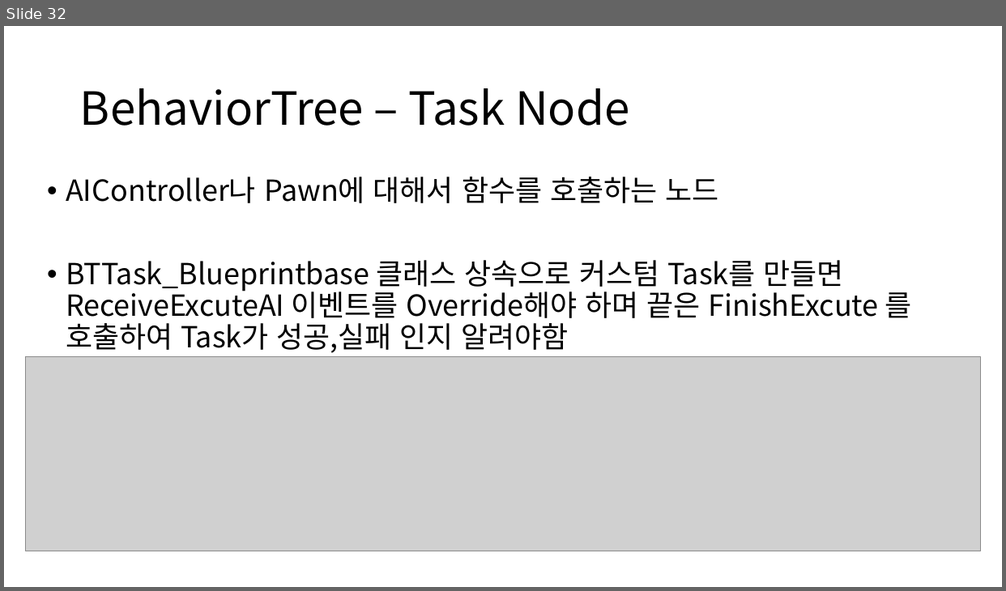
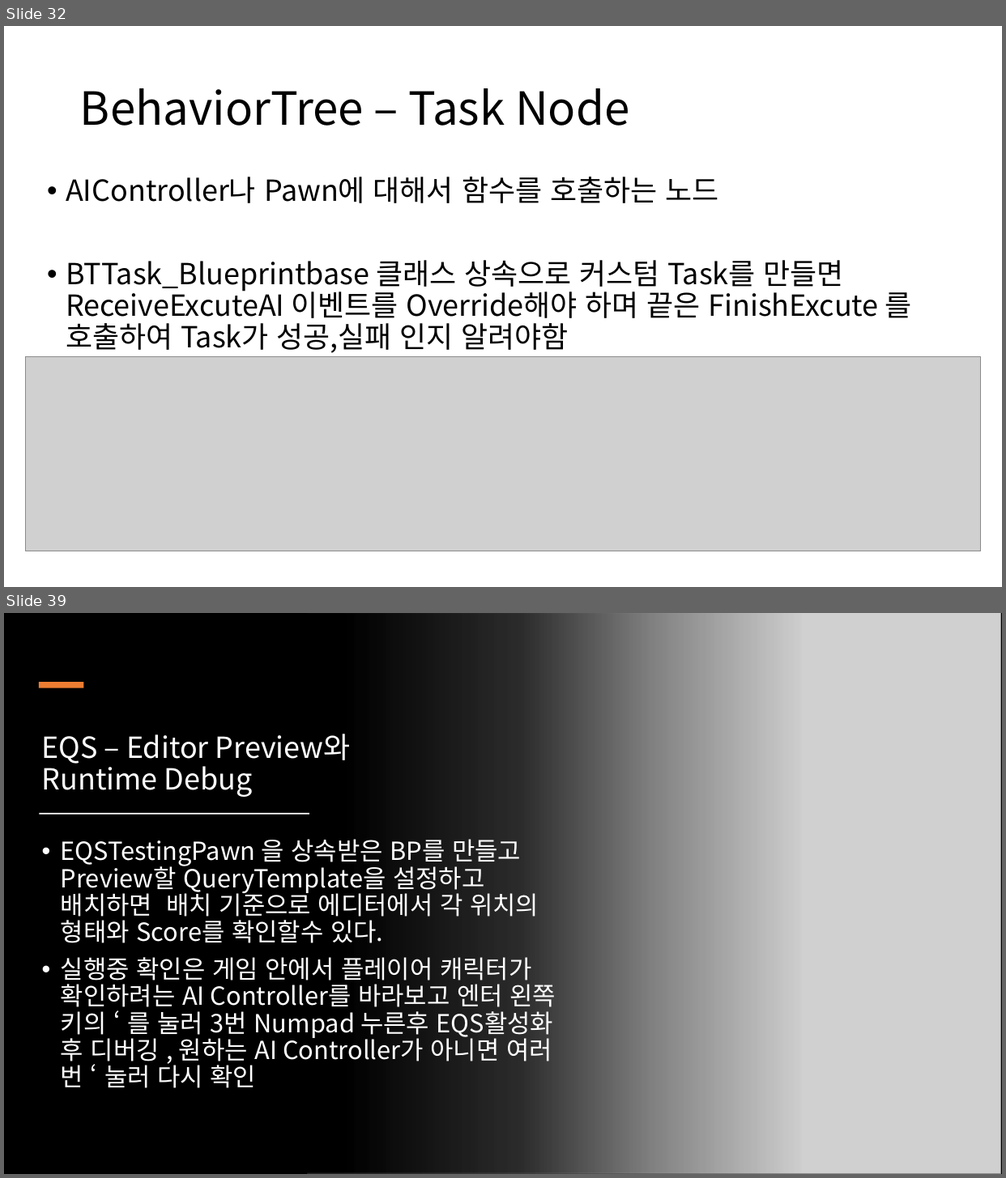
Before and after one commit to ldw9981/UE4_Blueprint, a slide deck: Day04/AI.pptx. Shown one above the other, each under a label of ours: slide 32 before the commit, slides 32 and 39 after it; the slides between them are not shown. The pictures are 1006x591 and 1006x1178 pixels, drawn with LibreOffice and Linux fonts; fonts in the diff are those of the drawing; grey boxes stand for pictures. Boxes give left, top, right and bottom in pixels: in the first picture for what was removed or moved away, otherwise in the second. Text is boxed around its words. In the diff, an @@ line names an element or a change of style, - is before the commit and + after.

```diff
--- a/Day04/AI.pptx
+++ b/Day04/AI.pptx
@@ slide 39 added at box(4, 613, 1002, 1174), background #000000 @@
@@ rectangle added at box(4, 613, 803, 1174), fill gradient #000000 @@
@@ picture added at box(308, 613, 1001, 1174) @@
@@ rectangle added at box(39, 682, 83, 688), fill #ED7D31 @@
@@ title added at box(42, 734, 351, 797), 28 pt, text #FFFFFF @@
+EQS – Editor Preview와 Runtime Debug
@@ rectangle added at box(39, 813, 309, 815), fill #FFFFFF @@
@@ text added at box(61, 839, 556, 1088), 24 pt, text #FFFFFF @@
+• EQSTestingPawn 을 상속받은 BP를 만들고 Preview할 QueryTemplate을 설정하고 배치하면 배치 기준으로 에디터에서 각 위치의 형태와 Score를 확인할수 있다.
+• 실행중 확인은 게임 안에서 플레이어 캐릭터가 확인하려는 AI Controller를 바라보고 엔터 왼쪽 키의 ‘ 를 눌러 3번 Numpad 누른후 EQS활성화 후 디버깅 , 원하는 AI Controller가 아니면 여러 번 ‘ 눌러 다시 확인
```
Also in this commit, not shown: 1 slide changed, 7 other slides added, 18 other files.
